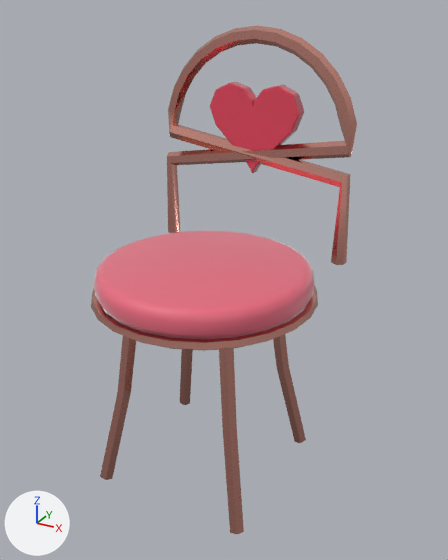
The glTF model public/assets/interiors/cafe/chair_bistro_curvy.glb: old version first, new version second.
The view is the same before and after, from a 50 mm lens placed at (0.563, -0.948, 0.908), pointed at (0.033, 0.016, 0.426). Lighting does not change. The marker at lower left points along +X, +Y and +Z. The first picture is the older version.

In view in the first picture: 'chair_bistro_curvy'.
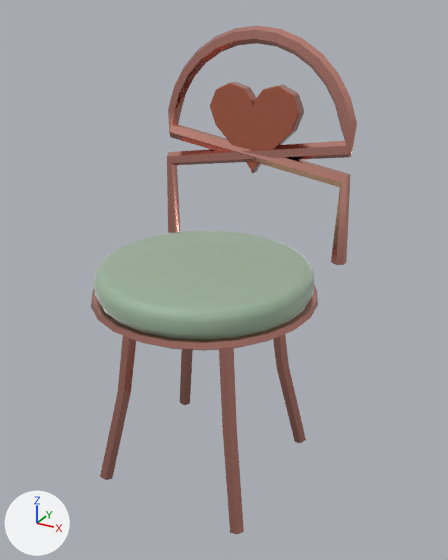
What the commit changed:
Material 'fabric.007' (mat_fabric_007) changes colour from red #e8697e to grey #9bb39a; in linear values from (0.807, 0.141, 0.209) to (0.328, 0.451, 0.323).
Material 'accent2.007' (mat_accent2_007) changes colour from red #e0405a to brown #a8553b; in linear values from (0.745, 0.0513, 0.102) to (0.392, 0.0908, 0.0437).

Boxes [x1, y1, x2, y2] around the edits, measured in the pictures (448 x 560 px):
'chair_bistro_curvy', recoloured (pink to grey): [93, 38, 345, 345] in both
